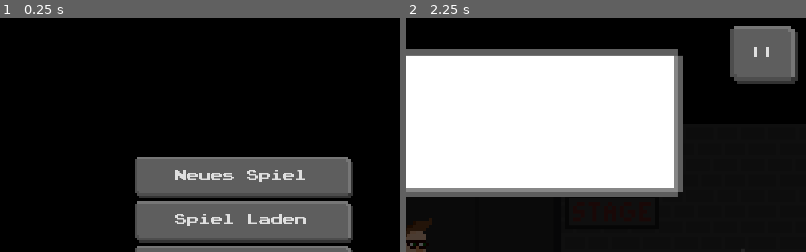
Above: before the commit, frames 1-2 (left to right).
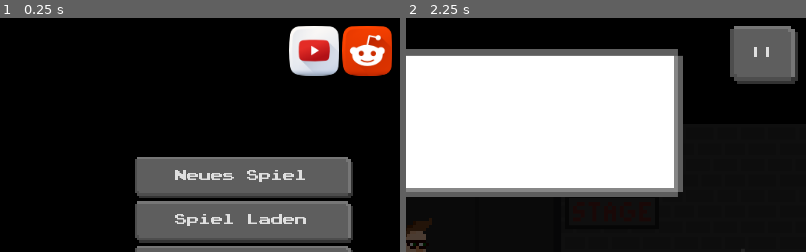
Above: after the commit, the same moments.

Repository: klenganthegame/KlenganTheGame
Game: Godot game, scene res://scenes/Menu.tscn
Two runs of this game, one before a commit and one after it. Both use one fixed random seed, a clock stepped at 60 frames per second and the inputs below.
Inputs (mouse positions are % of the whole screen's width and height, from its top left):
- Up to frame 1 (0.25 s): no input
- Up to frame 2 (2.25 s): click (88, 10) at 0.52 s; click (95, 10) at 1.27 s; click "Neues Spiel" at 2 s
The pictures show only the part of the screen within x 49-99%, y 2-52%; the shares and areas given below are measured in that part.

The runs differ from the first frame. In frame 1, 5.1% of the frame differs, in the area x 72-98%, y 3-25%; in frame 2, nothing differs.

Commit message:
menu: implemented youtube and reddit button

Diff:
--- a/scenes/Menu.gd
+++ b/scenes/Menu.gd
@@ -21,3 +21,12 @@
 func _on_Exit_pressed():
 	#get_tree().change_scene(SCENES.Meni)
 	pass # Replace with function body.
+
+
+func _on_Reddit_pressed():
+	OS.shell_open("https://www.reddit.com/r/Klengan/")
+	pass # Replace with function body.
+
+func _on_Youtube_pressed():
+	OS.shell_open("https://www.youtube.com/channel/UC9N0MRIXnKo03d0mmZ3BwPA")
+	pass # Replace with function body.
--- a/scenes/Menu.tscn
+++ b/scenes/Menu.tscn
@@ -1,9 +1,11 @@
-[gd_scene load_steps=6 format=2]
+[gd_scene load_steps=8 format=2]
 
 [ext_resource path="res://resources/ktg_theme.tres" type="Theme" id=1]
 [ext_resource path="res://scenes/Menu.gd" type="Script" id=2]
 [ext_resource path="res://resources/bootsplash/bootsplash.png" type="Texture" id=3]
-[ext_resource path="res://scenes/Krebshilfe.tscn" type="PackedScene" id=4]
+[ext_resource path="res://resources/icons/youtube.png" type="Texture" id=4]
+[ext_resource path="res://resources/icons/reddit.png" type="Texture" id=5]
+[ext_resource path="res://scenes/Krebshilfe.tscn" type="PackedScene" id=6]
 
 [sub_resource type="Animation" id=1]
 resource_name = "idle"
@@ -37,6 +39,7 @@
 texture = ExtResource( 3 )
 
 [node name="VBoxContainer" type="VBoxContainer" parent="."]
+editor/display_folded = true
 anchor_left = 1.0
 anchor_right = 1.0
 anchor_bottom = 1.0
@@ -70,10 +73,30 @@
 focus_neighbour_bottom = NodePath("../NewGame")
 text = "Spiel verlassen"
 
+[node name="HBoxContainer" type="HBoxContainer" parent="."]
+anchor_left = 1.0
+anchor_right = 1.0
+margin_left = -152.0
+margin_top = 20.0
+margin_right = -20.0
+margin_bottom = 95.0
+alignment = 1
+
+[node name="Youtube" type="TextureButton" parent="HBoxContainer"]
+margin_right = 64.0
+margin_bottom = 75.0
+texture_normal = ExtResource( 4 )
+
+[node name="Reddit" type="TextureButton" parent="HBoxContainer"]
+margin_left = 68.0
+margin_right = 132.0
+margin_bottom = 75.0
+texture_normal = ExtResource( 5 )
+
 [node name="AnimationPlayer" type="AnimationPlayer" parent="."]
 anims/idle = SubResource( 1 )
 
-[node name="Krebshilfe" parent="." instance=ExtResource( 4 )]
+[node name="Krebshilfe" parent="." instance=ExtResource( 6 )]
 margin_left = -10.0
 margin_top = 503.0
 margin_right = 9.0
@@ -82,3 +105,5 @@
 [connection signal="pressed" from="VBoxContainer/LoadGame" to="." method="_on_LoadGame_pressed"]
 [connection signal="pressed" from="VBoxContainer/Credits" to="." method="_on_Credits_pressed"]
 [connection signal="pressed" from="VBoxContainer/Exit" to="." method="_on_Exit_pressed"]
+[connection signal="pressed" from="HBoxContainer/Youtube" to="." method="_on_Youtube_pressed"]
+[connection signal="pressed" from="HBoxContainer/Reddit" to="." method="_on_Reddit_pressed"]
Binary file added: resources/icons/reddit.png
Not shown, added: resources/icons/reddit.png.import
Binary file added: resources/icons/youtube.png
Not shown, added: resources/icons/youtube.png.import
Not shown, changed: README.md
